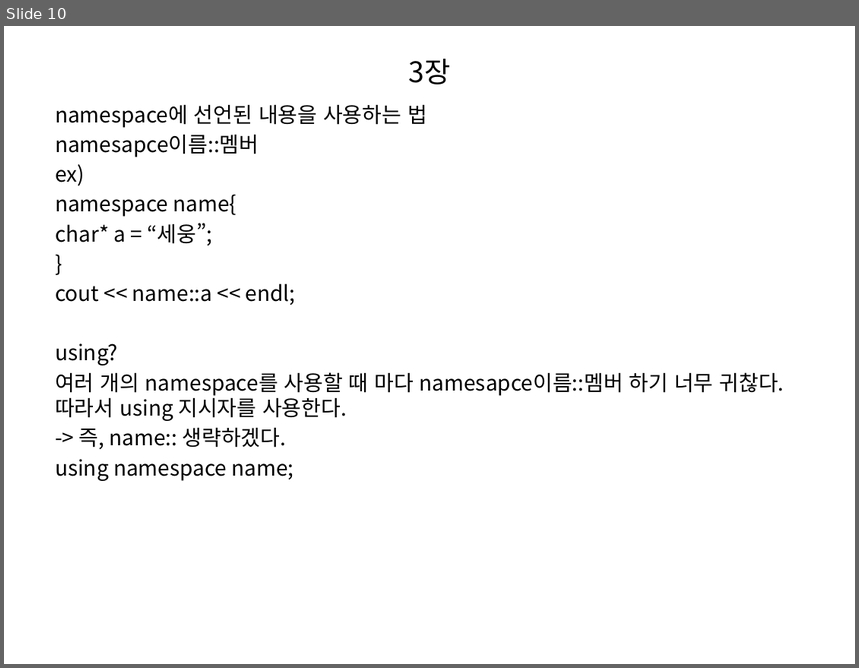
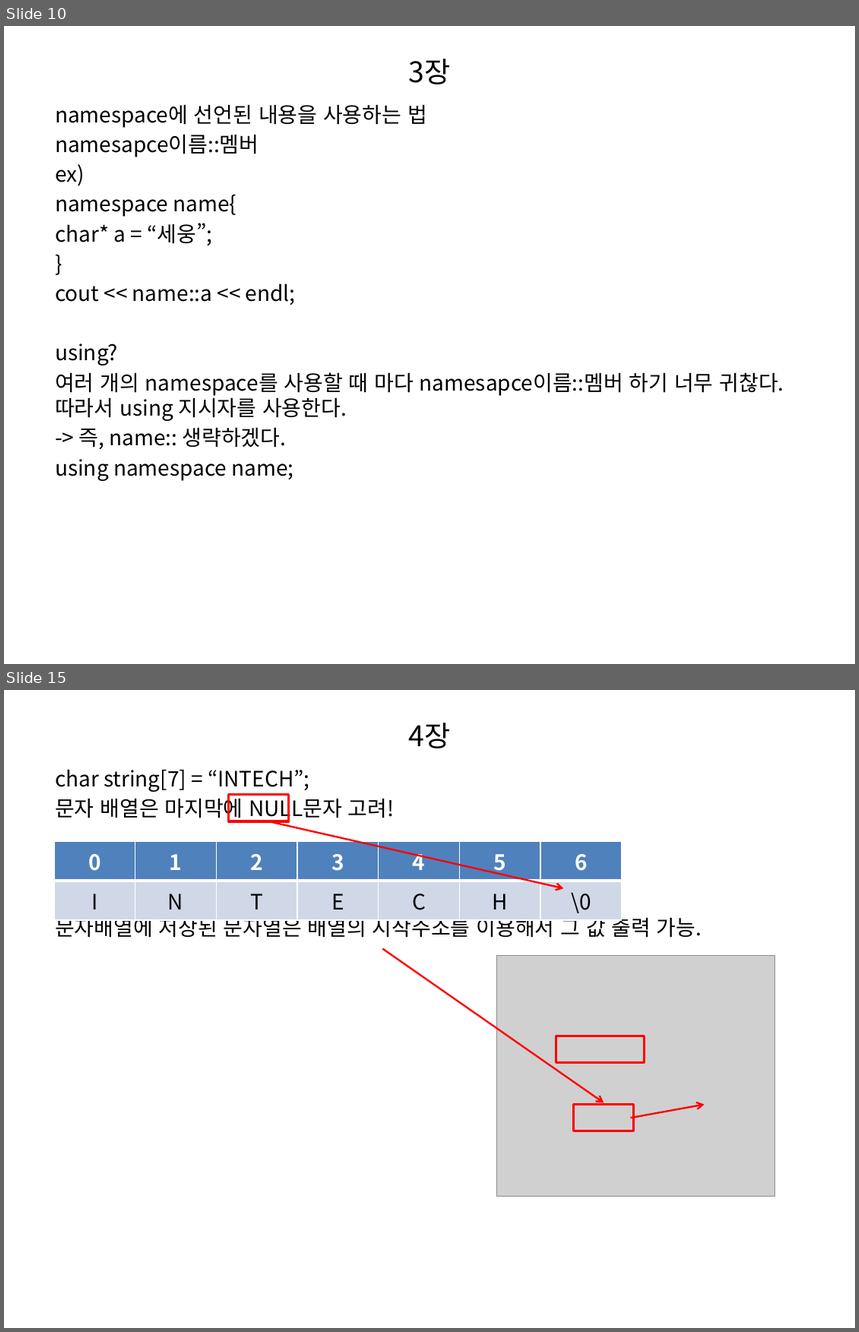
Before and after one commit to ssosee/C-study, a slide deck: C++ STUDY.pptx. Shown one above the other, each under a label of ours: slide 10 before the commit, slides 10 and 15 after it; the slides between them are not shown. The pictures are 859x668 and 859x1332 pixels, drawn with LibreOffice and Linux fonts; fonts in the diff are those of the drawing; grey boxes stand for pictures. Boxes give left, top, right and bottom in pixels: in the first picture for what was removed or moved away, otherwise in the second. Text is boxed around its words. In the diff, an @@ line names an element or a change of style, - is before the commit and + after.

```diff
--- a/C++ STUDY.pptx
+++ b/C++ STUDY.pptx
@@ slide 15 added at (x1=4, y1=690, x2=855, y2=1328), background #FFFFFF @@
@@ title added at (x1=408, y1=723, x2=450, y2=749), 24 pt, text #000000 @@
+4장
@@ text added at (x1=55, y1=769, x2=702, y2=938), 18 pt, text #000000 @@
+char string[7] = “INTECH”;
+문자 배열은 마지막에 NULL문자 고려!
+문자배열에 저장된 문자열은 배열의 시작주소를 이용해서 그 값 출력 가능.
@@ rectangle added at (x1=229, y1=795, x2=289, y2=821), outline #FF0000 2 pt @@
@@ arrow added from (268, 822) to (563, 888), #FF0000 1.5 pt @@
@@ table added at (x1=54, y1=841, x2=620, y2=916), 2 rows, 7 columns @@
+0 | 1 | 2 | 3 | 4 | 5 | 6
+I | N | T | E | C | H | \0
@@ arrow added from (382, 948) to (604, 1103), #FF0000 1.5 pt @@
@@ picture added at (x1=496, y1=955, x2=775, y2=1196) @@
@@ rectangle added at (x1=556, y1=1036, x2=644, y2=1062), outline #FF0000 2 pt @@
@@ rectangle added at (x1=573, y1=1104, x2=634, y2=1131), outline #FF0000 2 pt @@
@@ arrow added from (630, 1118) to (705, 1104), #FF0000 1.5 pt @@
```
Also in this commit, not shown: 3 slides changed, 88 other slides added, 1 slide removed.
